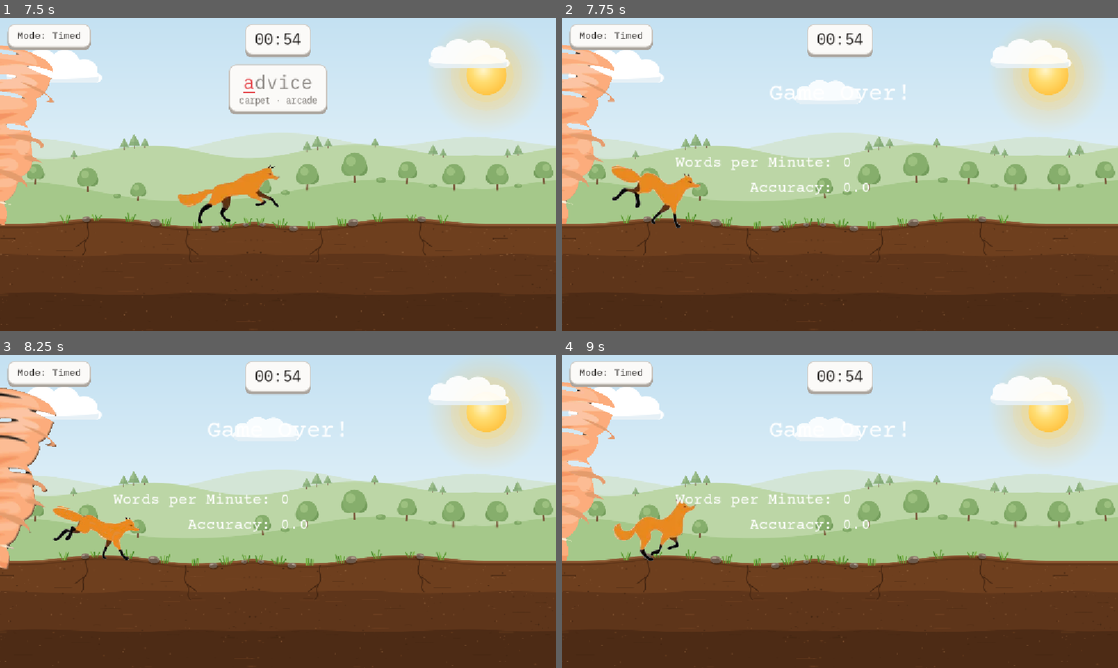
Above: before the commit, frames 1-4 (two rows, left to right).
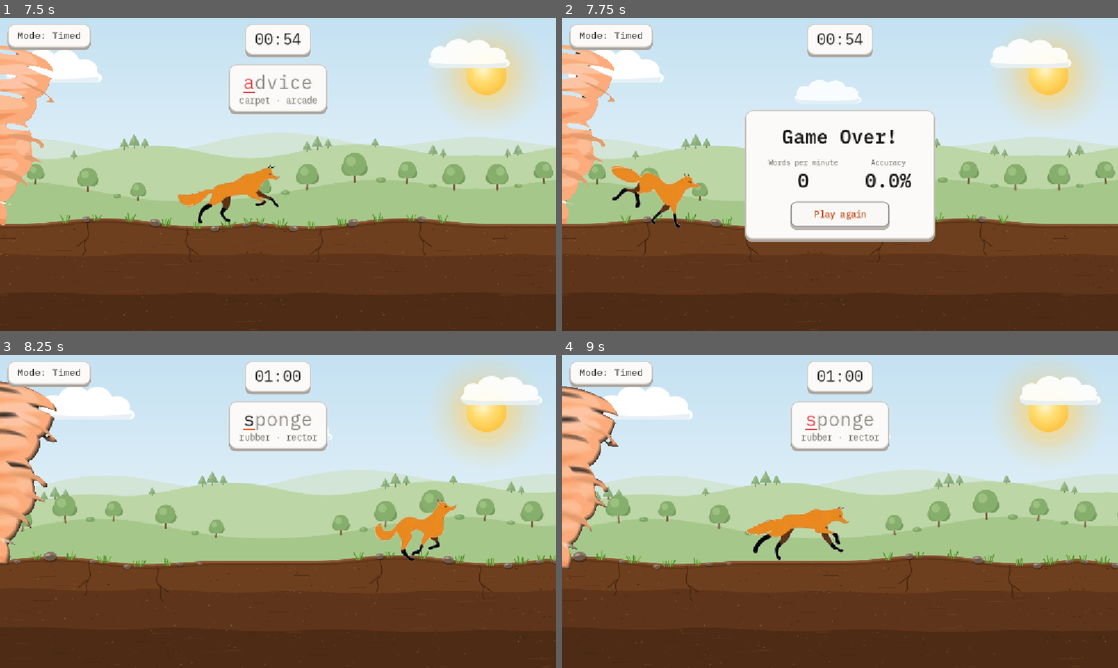
Above: after the commit, the same moments.

Repository: nowhereware/slyrun
Game: Godot game, scene res://src/menus/title/title.tscn
Two runs of this game, one before a commit and one after it. Both use one fixed random seed, a clock stepped at 60 frames per second and the inputs below.
Inputs (mouse positions are in pixels of both pictures, inside the frame that each line leads up to):
- Up to frame 1 (7.5 s): click (283, 218) at 0.5 s; tap Enter at 1.25, 1.35, 3.05, 3.6, 5.1, 7.35 s; tap Space at 1.52, 1.82, 2.27, 2.3, 2.57, 2.85, 3.77, 4.07, 4.52, 4.55, 4.82, 5.27, 5.57, 6.6, 6.77, 7.07 s; tap Keypad Enter at 1.55, 2.1, 3.8, 4.35, 5.85 s
- Up to frame 2 (7.75 s): tap Space at 7.52 s
- Up to frame 3 (8.25 s): tap Space at 7.82 s; click (283, 555) at 8.02 s
- Up to frame 4 (9 s): tap Keypad Enter at 8.85 s

Frame 1 is identical in both runs. In frame 2, 14% of the frame differs, in the area x 20-68%, y 21-72%; in frame 3, 18%; in frame 4, 19%, in the area x 0-100%, y 4-100%.

Commit message:
Add results box and Play again
Co-Authored-By: Claude Opus 5.5 <noreply@anthropic.com>

Diff:
--- a/src/run/run.gd
+++ b/src/run/run.gd
@@ -46,9 +46,15 @@
 	$Fox.play("default")
 
 	$HUD/ModeBox/ModeLabel.text = "Mode: " + GameState.mode_label()
+	$HUD/GameOverUI/Margin/Results/PlayAgain.pressed.connect(play_again)
 
 func _input(event: InputEvent) -> void:
 	if (run_over):
+		# Once the results are up, only Space or Enter does anything: play again. Key repeats are
+		# ignored so a held key can't skip the results.
+		if (event is InputEventKey and event.pressed and !event.is_echo()
+				and event.keycode in [KEY_SPACE, KEY_ENTER, KEY_KP_ENTER]):
+			play_again()
 		return
 	if (event is InputEventKey and !event.is_echo() and !event.is_released()):
 		event = event as InputEventKey
@@ -117,14 +123,19 @@
 	run_over = true
 	$World.set_paused(true)
 	$HUD/WordBox.hide()
-	$GameOverUI/GameOverText.text = "Sly made it!" if reason == "time_up" else "Game Over!"
+	var results := $HUD/GameOverUI/Margin/Results
+	results.get_node("GameOverText").text = "Sly made it!" if reason == "time_up" else "Game Over!"
 	@warning_ignore("integer_division")
-	$GameOverUI/WPMLabel.text = "Words per Minute: %d" % (words_completed / max((int(time_elapsed) / 60), 1))
+	results.get_node("Stats/WPM/WPMLabel").text = "%d" % (words_completed / max((int(time_elapsed) / 60), 1))
 	if (total_letters == 0):
-		$GameOverUI/AccuracyLabel.text = "Accuracy: -"
+		results.get_node("Stats/Accuracy/AccuracyLabel").text = "-"
 	else:
-		$GameOverUI/AccuracyLabel.text = "Accuracy: %.01f" % ((float(correct_letters) / float(total_letters)) * 100)
-	$GameOverUI.show()
+		results.get_node("Stats/Accuracy/AccuracyLabel").text = "%.01f%%" % ((float(correct_letters) / float(total_letters)) * 100)
+	$HUD/GameOverUI.show()
+
+# Back to the title, which still has the mode and length chosen for this run (GameState keeps them).
+func play_again() -> void:
+	Router.goto_title()
 
 func add_health():
 	if (health < 3):
--- a/src/run/run.tscn
+++ b/src/run/run.tscn
@@ -3,7 +3,6 @@
 [ext_resource type="Script" uid="uid://bys53hkt5n4c7" path="res://src/run/run.gd" id="1_7nptk"]
 [ext_resource type="LabelSettings" uid="uid://b5fy2cfuqd5dr" path="res://assets/fonts/label_settings.tres" id="2_ipuqq"]
 [ext_resource type="PackedScene" uid="uid://bax45fj3f1f1j" path="res://src/world/parallax_world.tscn" id="20_world"]
-[ext_resource type="FontFile" uid="uid://vqnlwy3s5bfc" path="res://assets/fonts/courierprime.ttf" id="3_h5xqe"]
 [ext_resource type="FontFile" uid="uid://do6asf8tq31pb" path="res://assets/fonts/IBMPlexMono-SemiBold.ttf" id="25_semibold"]
 [ext_resource type="Texture2D" uid="uid://b70n625lra5fy" path="res://assets/art/sly/run/0.png" id="3_sbksv"]
 [ext_resource type="Texture2D" uid="uid://colwhyewc6dvs" path="res://assets/art/sly/run/1.png" id="4_kfjf5"]
@@ -78,18 +77,6 @@
 "speed": 20.0
 }]
 
-[sub_resource type="LabelSettings" id="LabelSettings_ipuqq"]
-font = ExtResource("3_h5xqe")
-font_size = 49
-
-[sub_resource type="LabelSettings" id="LabelSettings_5gm6p"]
-font = ExtResource("3_h5xqe")
-font_size = 32
-
-[sub_resource type="LabelSettings" id="LabelSettings_h5xqe"]
-font = ExtResource("3_h5xqe")
-font_size = 32
-
 [sub_resource type="SpriteFrames" id="SpriteFrames_w46pu"]
 animations = [{
 "frames": [{
@@ -224,39 +211,85 @@
 text = "ember · hollow"
 horizontal_alignment = 1
 
-[node name="GameOverUI" type="Control" parent="." unique_id=759016216]
+[node name="GameOverUI" type="PanelContainer" parent="HUD" unique_id=759016216]
 visible = false
-layout_mode = 3
-anchors_preset = 0
-offset_right = 40.0
-offset_bottom = 40.0
-
-[node name="GameOverText" type="Label" parent="GameOverUI" unique_id=1405738786]
-layout_mode = 0
-offset_left = 429.0
-offset_top = 130.0
-offset_right = 865.0
-offset_bottom = 319.0
+anchors_preset = 8
+anchor_left = 0.5
+anchor_top = 0.5
+anchor_right = 0.5
+anchor_bottom = 0.5
+grow_horizontal = 2
+grow_vertical = 2
+theme_type_variation = &"KeycapPaper"
+
+[node name="Margin" type="MarginContainer" parent="HUD/GameOverUI" unique_id=2086132998]
+layout_mode = 2
+theme_override_constants/margin_left = 28
+theme_override_constants/margin_top = 18
+theme_override_constants/margin_right = 28
+theme_override_constants/margin_bottom = 14
+
+[node name="Results" type="VBoxContainer" parent="HUD/GameOverUI/Margin" unique_id=1773711575]
+layout_mode = 2
+theme_override_constants/separation = 18
+
+[node name="GameOverText" type="Label" parent="HUD/GameOverUI/Margin/Results" unique_id=1405738786]
+layout_mode = 2
+theme_override_colors/font_color = Color(0.11764706, 0.105882354, 0.09803922, 1)
+theme_override_fonts/font = ExtResource("25_semibold")
+theme_override_font_sizes/font_size = 40
 text = "Game Over!"
-label_settings = SubResource("LabelSettings_ipuqq")
-
-[node name="WPMLabel" type="Label" parent="GameOverUI" unique_id=725878610]
-layout_mode = 0
-offset_left = 235.0
-offset_top = 283.0
-offset_right = 617.0
-offset_bottom = 319.0
-text = "Words per Minute: "
-label_settings = SubResource("LabelSettings_5gm6p")
-
-[node name="AccuracyLabel" type="Label" parent="GameOverUI" unique_id=402973759]
-layout_mode = 0
-offset_left = 389.0
-offset_top = 335.0
-offset_right = 581.0
-offset_bottom = 371.0
-text = "Accuracy: "
-label_settings = SubResource("LabelSettings_h5xqe")
+horizontal_alignment = 1
+
+[node name="Stats" type="HBoxContainer" parent="HUD/GameOverUI/Margin/Results" unique_id=2137115399]
+layout_mode = 2
+theme_override_constants/separation = 56
+alignment = 1
+
+[node name="WPM" type="VBoxContainer" parent="HUD/GameOverUI/Margin/Results/Stats" unique_id=722591254]
+layout_mode = 2
+theme_override_constants/separation = 0
+
+[node name="WPMCaption" type="Label" parent="HUD/GameOverUI/Margin/Results/Stats/WPM" unique_id=2016486003]
+layout_mode = 2
+theme_override_colors/font_color = Color(0.36862746, 0.34901962, 0.32941177, 1)
+theme_override_font_sizes/font_size = 15
+text = "Words per minute"
+horizontal_alignment = 1
+
+[node name="WPMLabel" type="Label" parent="HUD/GameOverUI/Margin/Results/Stats/WPM" unique_id=725878610]
+layout_mode = 2
+theme_override_colors/font_color = Color(0.11764706, 0.105882354, 0.09803922, 1)
+theme_override_fonts/font = ExtResource("25_semibold")
+theme_override_font_sizes/font_size = 40
+text = "0"
+horizontal_alignment = 1
+
+[node name="Accuracy" type="VBoxContainer" parent="HUD/GameOverUI/Margin/Results/Stats" unique_id=1881644014]
+layout_mode = 2
+theme_override_constants/separation = 0
+
+[node name="AccuracyCaption" type="Label" parent="HUD/GameOverUI/Margin/Results/Stats/Accuracy" unique_id=279423724]
+layout_mode = 2
+theme_override_colors/font_color = Color(0.36862746, 0.34901962, 0.32941177, 1)
+theme_override_font_sizes/font_size = 15
+text = "Accuracy"
+horizontal_alignment = 1
+
+[node name="AccuracyLabel" type="Label" parent="HUD/GameOverUI/Margin/Results/Stats/Accuracy" unique_id=402973759]
+layout_mode = 2
+theme_override_colors/font_color = Color(0.11764706, 0.105882354, 0.09803922, 1)
+theme_override_fonts/font = ExtResource("25_semibold")
+theme_override_font_sizes/font_size = 40
+text = "0"
+horizontal_alignment = 1
+
+[node name="PlayAgain" type="Button" parent="HUD/GameOverUI/Margin/Results" unique_id=136671725]
+layout_mode = 2
+size_flags_horizontal = 4
+focus_mode = 0
+theme_type_variation = &"KeycapLight"
+text = "Play again"
 
 [node name="Tornado" type="AnimatedSprite2D" parent="." unique_id=937747487]
 position = Vector2(-2, 234)
